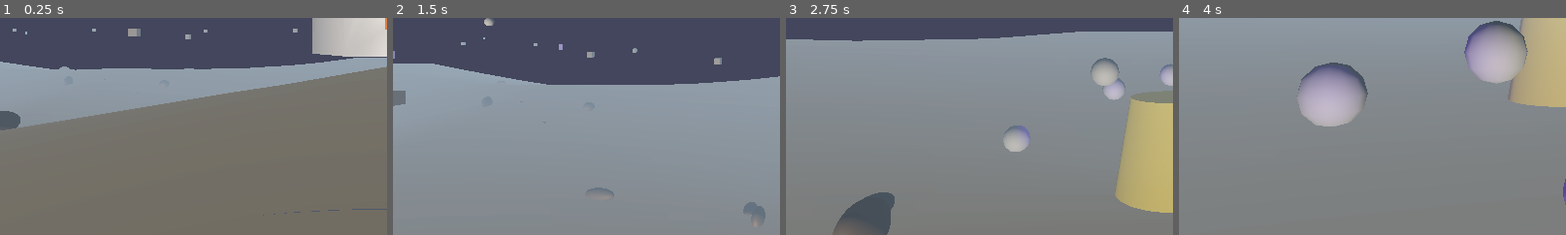
Above: before the commit, frames 1-4 (left to right).
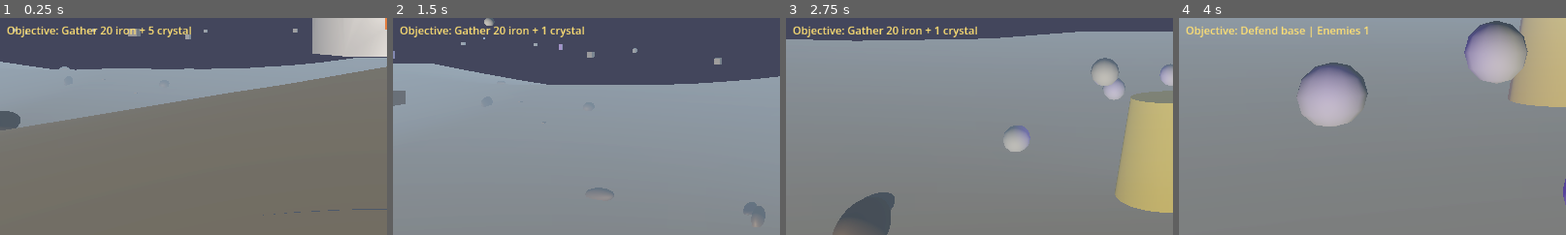
Above: after the commit, the same moments.

Repository: qnctx/star-abyss-game
Game: Godot game, scene res://scenes/main.tscn
Two runs of this game, one before a commit and one after it. Both use one fixed random seed, a clock stepped at 60 frames per second and the inputs below.
Inputs (mouse positions are % of the whole screen's width and height, from its top left):
- Up to frame 1 (0.25 s): no input
- Up to frame 2 (1.5 s): tap B (build_mode) at 0.5 s; move the mouse to (55, 50) at 0.52 s; hold B (build_mode) 0.53-1.28 s; hold W (move_forward) from 0.53 s (still down); click (55, 50) at 0.67 s; tap Space (jump) at 0.77 s; move the mouse to (45, 50) at 1.27 s; tap Ctrl (crouch) at 1.35 s
- Up to frame 3 (2.75 s): keep holding W (move_forward); tap Space (jump) at 1.52 s; tap B (build_mode) at 2 s; move the mouse to (52, 48) at 2.02 s; hold E (interact) from 2.03 s (still down)
- Up to frame 4 (4 s): keep holding W (move_forward); move the mouse to (49, 52) at 2.77 s; release E (interact) at 2.78 s; tap N (night_test) at 2.85 s; click (49, 52) at 2.92 s; tap Space (jump) at 3.02, 3.77 s; move the mouse to (57, 51) at 3.52 s; tap Z (prone) at 3.6 s
The pictures show only the part of the screen within x 0-50%, y 47-97%; the shares and areas given below are measured in that part.

The runs differ from the first frame. In frame 1, 0.9% of the frame differs, in the area x 1-50%, y 3-9%; in frame 2, 0.9%; in frame 3, 0.9%; in frame 4, 0.8%.

Commit message:
Add objective tracker HUD

Diff:
--- a/src/scenes/main.tscn
+++ b/src/scenes/main.tscn
@@ -13,6 +13,7 @@
 [ext_resource type="Script" path="res://scripts/combat_hud.gd" id="19_combat_hud"]
 [ext_resource type="Script" path="res://scripts/base_interaction.gd" id="20_base_interaction"]
 [ext_resource type="Script" path="res://scripts/resource_scanner.gd" id="21_resource_scanner"]
+[ext_resource type="Script" path="res://scripts/objective_tracker.gd" id="22_objective_tracker"]
 
 [sub_resource type="Environment" id="Environment_main"]
 background_mode = 1
@@ -239,3 +240,6 @@
 
 [node name="ResourceScanner" type="Node" parent="."]
 script = ExtResource("21_resource_scanner")
+
+[node name="ObjectiveTracker" type="Node" parent="."]
+script = ExtResource("22_objective_tracker")
--- a/src/scripts/combat_hud.gd
+++ b/src/scripts/combat_hud.gd
@@ -4,6 +4,7 @@
 var _build_label: Label
 var _base_label: Label
 var _scanner_label: Label
+var _objective_label: Label
 
 
 func _ready() -> void:
@@ -32,6 +33,13 @@
 	_scanner_label.add_theme_font_size_override("font_size", 16)
 	add_child(_scanner_label)
 
+	_objective_label = Label.new()
+	_objective_label.position = Vector2(10, 314)
+	_objective_label.size = Vector2(920, 36)
+	_objective_label.add_theme_font_size_override("font_size", 16)
+	_objective_label.add_theme_color_override("font_color", Color(1.0, 0.88, 0.45))
+	add_child(_objective_label)
+
 	if GameManager:
 		GameManager.base_health_changed.connect(_on_base_health_changed)
 		GameManager.base_shield_changed.connect(_on_base_shield_changed)
@@ -42,6 +50,10 @@
 		GameManager.night_started.connect(_refresh)
 	if InventoryManager:
 		InventoryManager.resource_changed.connect(_on_resource_changed)
+
+	var objective_tracker := get_tree().current_scene.get_node_or_null("ObjectiveTracker") if get_tree().current_scene else null
+	if objective_tracker:
+		objective_tracker.objective_changed.connect(_on_objective_changed)
 
 	_refresh()
 
@@ -76,6 +88,11 @@
 	_refresh_build_hint()
 	_refresh_base_hint()
 	_refresh_scanner_hint()
+	_refresh_objective_hint()
+
+
+func _on_objective_changed(_text: String) -> void:
+	_refresh_objective_hint()
 
 
 func _refresh() -> void:
@@ -96,6 +113,7 @@
 	_refresh_build_hint()
 	_refresh_base_hint()
 	_refresh_scanner_hint()
+	_refresh_objective_hint()
 
 
 func _refresh_build_hint() -> void:
@@ -130,3 +148,8 @@
 func _refresh_scanner_hint() -> void:
 	var scanner := get_tree().current_scene.get_node_or_null("ResourceScanner") if get_tree().current_scene else null
 	_scanner_label.text = scanner.get_scan_hint() if scanner else ""
+
+
+func _refresh_objective_hint() -> void:
+	var objective_tracker := get_tree().current_scene.get_node_or_null("ObjectiveTracker") if get_tree().current_scene else null
+	_objective_label.text = objective_tracker.get_objective_text() if objective_tracker else ""
--- /dev/null
+++ b/src/scripts/objective_tracker.gd
@@ -0,0 +1,126 @@
+extends Node
+
+signal objective_changed(text: String)
+
+const TURRET_COST := {"iron": 20, "void_crystal": 5}
+const O2_STATION_COST := {"iron": 15, "biomass": 10}
+const SOLAR_PANEL_COST := {"iron": 18, "biomass": 6}
+const RESEARCH_STATION_COST := {"iron": 20, "void_crystal": 5, "energy": 5}
+const SLOW_FIELD_COST := {"iron": 15, "biomass": 8, "energy": 4}
+const TURRET_UPGRADE_COST := {"iron": 10, "energy": 5, "blueprint": 1}
+const BASE_REPAIR_COST := {"iron": 10, "biomass": 5}
+
+var _last_text: String = ""
+var _refresh_timer: float = 0.0
+
+
+func _ready() -> void:
+	if InventoryManager:
+		InventoryManager.resource_changed.connect(_on_resource_changed)
+	if GameManager:
+		GameManager.night_started.connect(_refresh)
+		GameManager.day_started.connect(_refresh)
+		GameManager.enemies_alive_changed.connect(_on_enemies_alive_changed)
+		GameManager.base_health_changed.connect(_on_base_health_changed)
+	set_process(true)
+	_refresh()
+
+
+func _process(delta: float) -> void:
+	_refresh_timer += delta
+	if _refresh_timer >= 0.5:
+		_refresh_timer = 0.0
+		_refresh()
+
+
+func get_objective_text() -> String:
+	if GameManager and GameManager.is_night:
+		if GameManager.enemies_alive > 0:
+			return "Objective: Defend base | Enemies %d" % GameManager.enemies_alive
+		return "Objective: Hold the night, repair and rebuild at daybreak"
+
+	if GameManager and GameManager.base_health < GameManager.MAX_BASE_HEALTH:
+		if InventoryManager.has_resources(BASE_REPAIR_COST):
+			return "Objective: Repair base at pod (E)"
+		return "Objective: Gather %s for base repair" % get_missing_resources_text(BASE_REPAIR_COST)
+
+	if _count_group("built_turrets") <= 0:
+		return _build_or_gather("Build first Turret (B, 1)", TURRET_COST)
+
+	if _count_group("o2_stations") <= 0:
+		return _build_or_gather("Build O2 Station (B, 2)", O2_STATION_COST)
+
+	if _count_group("solar_panels") <= 0:
+		return _build_or_gather("Build Solar Panel (B, 4)", SOLAR_PANEL_COST)
+
+	if _count_group("research_stations") <= 0:
+		return _build_or_gather("Build Research Station (B, 5)", RESEARCH_STATION_COST)
+
+	if _count_group("slow_fields") <= 0:
+		return _build_or_gather("Build Slow Field (B, 6)", SLOW_FIELD_COST)
+
+	if _has_upgradeable_turret():
+		return _build_or_gather("Upgrade a Turret (B, U)", TURRET_UPGRADE_COST)
+
+	return "Objective: Survive waves, scan resources (G), expand defenses"
+
+
+func get_missing_resources_text(cost: Dictionary) -> String:
+	var parts: Array[String] = []
+	for resource_type in cost:
+		var needed: int = int(cost[resource_type])
+		var owned: int = int(InventoryManager.resources.get(resource_type, 0)) if InventoryManager else 0
+		var missing: int = max(0, needed - owned)
+		if missing > 0:
+			parts.append("%d %s" % [missing, _resource_label(str(resource_type))])
+	return " + ".join(parts)
+
+
+func _build_or_gather(build_text: String, cost: Dictionary) -> String:
+	if InventoryManager and InventoryManager.has_resources(cost):
+		return "Objective: %s" % build_text
+	return "Objective: Gather %s" % get_missing_resources_text(cost)
+
+
+func _has_upgradeable_turret() -> bool:
+	for turret in get_tree().get_nodes_in_group("built_turrets"):
+		var turret_node := turret as Node
+		if not turret_node or not is_instance_valid(turret_node):
+			continue
+		if int(turret_node.get_meta("upgrade_level", 0)) < 3:
+			return true
+	return false
+
+
+func _count_group(group_name: String) -> int:
+	var count := 0
+	for node in get_tree().get_nodes_in_group(group_name):
+		if is_instance_valid(node):
+			count += 1
+	return count
+
+
+func _refresh() -> void:
+	var text := get_objective_text()
+	if text == _last_text:
+		return
+	_last_text = text
+	objective_changed.emit(text)
+
+
+func _on_resource_changed(_type: String, _amount: int) -> void:
+	_refresh()
+
+
+func _on_enemies_alive_changed(_count: int) -> void:
+	_refresh()
+
+
+func _on_base_health_changed(_health: float) -> void:
+	_refresh()
+
+
+func _resource_label(resource_type: String) -> String:
+	if resource_type == "void_crystal":
+		return "crystal"
+	return resource_type
--- a/src/test_runner.gd
+++ b/src/test_runner.gd
@@ -32,6 +32,7 @@
         _test_solar_panel_energy()
         _test_research_station()
         _test_resource_scanner()
+        _test_objective_tracker()
         _test_serum_recipes()
 
         print("\n========================================")
@@ -236,6 +237,9 @@
         var slow_field_script = load("res://scripts/slow_field.gd")
         check("slow_field.gd loads", slow_field_script != null)
 
+        var objective_tracker_script = load("res://scripts/objective_tracker.gd")
+        check("objective_tracker.gd loads", objective_tracker_script != null)
+
         var main_scene = load("res://scenes/main.tscn")
         check("main scene loads with build/combat nodes", main_scene != null)
         if not main_scene:
@@ -246,6 +250,7 @@
         check("CombatHUD node exists", main.get_node_or_null("CombatHUD") != null)
         check("BaseInteraction node exists", main.get_node_or_null("BaseInteraction") != null)
         check("ResourceScanner node exists", main.get_node_or_null("ResourceScanner") != null)
+        check("ObjectiveTracker node exists", main.get_node_or_null("ObjectiveTracker") != null)
         main.free()
 
 
@@ -654,6 +659,33 @@
         player.queue_free()
 
 
+func _test_objective_tracker() -> void:
+        print("\n[ Objective tracker ]")
+
+        var objective_script = load("res://scripts/objective_tracker.gd")
+        var inventory_manager = _get_autoload("InventoryManager")
+        check("objective_tracker.gd loads for objective test", objective_script != null)
+        check("InventoryManager autoload exists", inventory_manager != null)
+        if not objective_script or not inventory_manager:
+                return
+
+        var old_iron: int = inventory_manager.resources.get("iron", 0)
+        var old_void: int = inventory_manager.resources.get("void_crystal", 0)
+        inventory_manager.resources["iron"] = 0
+        inventory_manager.resources["void_crystal"] = 2
+
+        var tracker = objective_script.new()
+        current_scene.add_child(tracker)
+
+        var missing_text: String = tracker.get_missing_resources_text({"iron": 20, "void_crystal": 5})
+        check("objective missing text shows iron gap", missing_text.contains("20 iron"), missing_text)
+        check("objective missing text shows crystal gap", missing_text.contains("3 crystal"), missing_text)
+
+        tracker.queue_free()
+        inventory_manager.resources["iron"] = old_iron
+        inventory_manager.resources["void_crystal"] = old_void
+
+
 func _test_serum_recipes() -> void:
         print("\n[ SerumRecipes ]")
 
Not shown: 1 places in src/scenes/main.tscn that only renumber resources
Not shown, changed: PROGRESS.md
Not shown, changed: docs/GAME_DESIGN_DOC.md
Not shown, changed: docs/TEST_PLAN.md
Not shown, changed: src/CONTEXT.md
